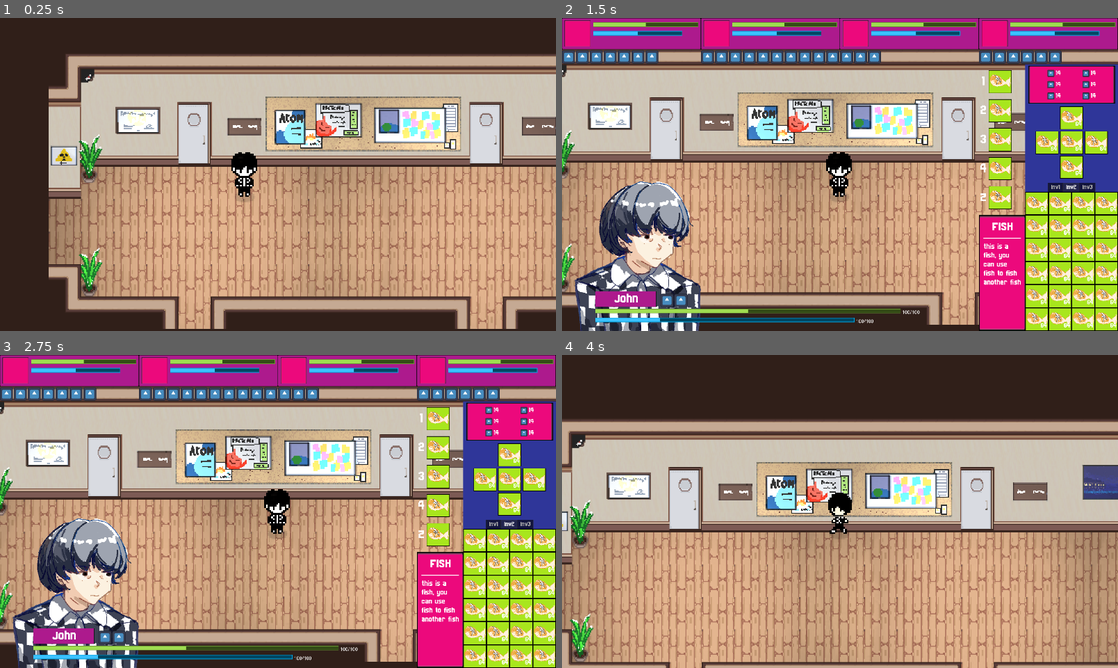
Above: before the commit, frames 1-4 (two rows, left to right).
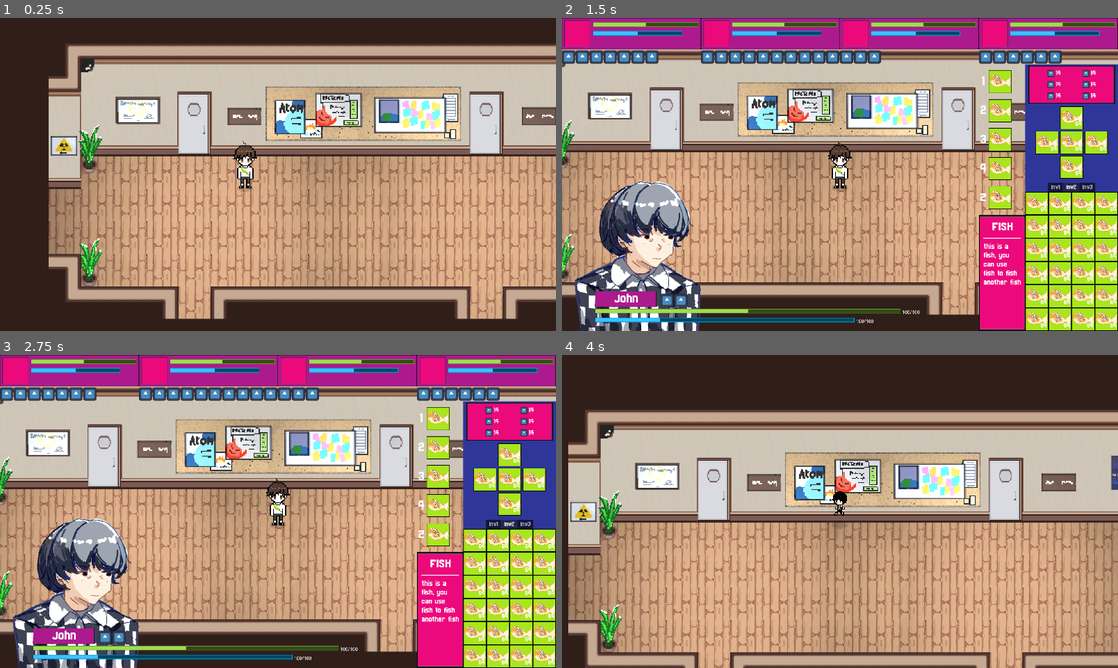
Above: after the commit, the same moments.

Repository: alfaarizi/godot-core
Game: Godot game, scene res://game_controller.tscn
Same seed, same stepped clock (60 frames per second), same inputs: the game is played once before the commit and once after it. The engine's default icon, where the game draws it, is replaced by a stand-in: a white triangle on a blue panel in a dark square. Sound files missing from this copy of the repository are replaced by a short silence.
Inputs:
- Up to frame 1 (0.25 s): no input
- Up to frame 2 (1.5 s): tap Enter at 0.5 s; hold Right (move_right) 0.53-1.28 s; tap Z (interact) at 0.6 s; hold Down (move_down) from 1.28 s (still down); tap X (player_selection) at 1.35 s
- Up to frame 3 (2.75 s): tap Space at 2 s; release Down (move_down) at 2.03 s; hold Right (move_right) from 2.03 s (still down); tap Z (interact) at 2.1 s
- Up to frame 4 (4 s): tap Enter at 2.75 s; release Right (move_right) at 2.78 s; hold Up (move_up) 2.78-3.53 s; tap X (player_selection) at 2.85 s; hold Left (move_left) from 3.53 s (still down); tap Z (interact) at 3.6 s

The runs differ from the first frame. In frame 1, 35% of the frame differs, in the area x 8-100%, y 8-100%; in frame 2, 24%; in frame 3, 24%; in frame 4, 52%, in the area x 0-100%, y 17-100%.

Commit message:
major update on player's sprite and collision box
Player sprite has been changed to match the scaling of the tilemaps. The current player has a maximum size of 32x48px and is scaled by 3.5x.

Diff:
--- a/characters/player/player.tscn
+++ b/characters/player/player.tscn
@@ -1,11 +1,11 @@
-[gd_scene load_steps=25 format=3 uid="uid://bhrutww653eol"]
+[gd_scene load_steps=27 format=3 uid="uid://bhrutww653eol"]
 
 [ext_resource type="Script" path="res://characters/player/player.gd" id="1_nf707"]
 [ext_resource type="Texture2D" uid="uid://j8eydamv4jnp" path="res://assets/sprites/player/shadow.png" id="2_78tfa"]
 [ext_resource type="Texture2D" uid="uid://bdlasiu5spifl" path="res://assets/sprites/player/footprint_particles.png" id="3_gk2r0"]
-[ext_resource type="Texture2D" uid="uid://bidj324rig8va" path="res://assets/sprites/player/movementsheet2+3/down3.png" id="4_vai1d"]
-[ext_resource type="Texture2D" uid="uid://b830conwpuvhx" path="res://assets/sprites/player/movementsheet2+3/right3.png" id="5_7jcbx"]
-[ext_resource type="Texture2D" uid="uid://dlwedffn6rur5" path="res://assets/sprites/player/movementsheet2+3/up3.png" id="6_2frgg"]
+[ext_resource type="Texture2D" uid="uid://chfgwamf5md7e" path="res://assets/sprites/player/movement_sheet2/brodown2.png" id="4_3fsfs"]
+[ext_resource type="Texture2D" uid="uid://b830conwpuvhx" path="res://assets/sprites/player/movement_sheet1/right3.png" id="5_7jcbx"]
+[ext_resource type="Texture2D" uid="uid://k7fja0ydbd8g" path="res://assets/sprites/player/movement_sheet2/broup2.png" id="6_fv5gw"]
 [ext_resource type="Script" path="res://characters/cutscene_sprite.gd" id="7_43wkp"]
 [ext_resource type="PackedScene" uid="uid://bln04fcnkpha8" path="res://characters/dynamic_bounds_camera.tscn" id="9_geyl2"]
 
@@ -36,17 +36,21 @@
 scale_curve = SubResource("CurveTexture_56bot")
 alpha_curve = SubResource("CurveTexture_kswdy")
 
-[sub_resource type="AtlasTexture" id="AtlasTexture_7h6dh"]
-atlas = ExtResource("4_vai1d")
-region = Rect2(32, 0, 32, 32)
+[sub_resource type="AtlasTexture" id="AtlasTexture_q5a5s"]
+atlas = ExtResource("4_3fsfs")
+region = Rect2(32, 0, 32, 48)
 
-[sub_resource type="AtlasTexture" id="AtlasTexture_lrwfr"]
-atlas = ExtResource("4_vai1d")
-region = Rect2(0, 0, 32, 32)
+[sub_resource type="AtlasTexture" id="AtlasTexture_lffpa"]
+atlas = ExtResource("4_3fsfs")
+region = Rect2(0, 0, 32, 48)
 
-[sub_resource type="AtlasTexture" id="AtlasTexture_6oma0"]
-atlas = ExtResource("4_vai1d")
-region = Rect2(96, 0, 32, 32)
+[sub_resource type="AtlasTexture" id="AtlasTexture_gte32"]
+atlas = ExtResource("4_3fsfs")
+region = Rect2(96, 0, 32, 48)
+
+[sub_resource type="AtlasTexture" id="AtlasTexture_1o46g"]
+atlas = ExtResource("4_3fsfs")
+region = Rect2(64, 0, 32, 48)
 
 [sub_resource type="AtlasTexture" id="AtlasTexture_xqc4j"]
 atlas = ExtResource("5_7jcbx")
@@ -60,39 +64,40 @@
 atlas = ExtResource("5_7jcbx")
 region = Rect2(96, 0, 32, 32)
 
-[sub_resource type="AtlasTexture" id="AtlasTexture_a86f3"]
-atlas = ExtResource("6_2frgg")
-region = Rect2(32, 0, 32, 32)
+[sub_resource type="AtlasTexture" id="AtlasTexture_qen73"]
+atlas = ExtResource("6_fv5gw")
+region = Rect2(32, 0, 32, 48)
 
-[sub_resource type="AtlasTexture" id="AtlasTexture_x8i2q"]
-atlas = ExtResource("6_2frgg")
-region = Rect2(0, 0, 32, 32)
+[sub_resource type="AtlasTexture" id="AtlasTexture_sbw72"]
+atlas = ExtResource("6_fv5gw")
+region = Rect2(0, 0, 32, 48)
 
-[sub_resource type="AtlasTexture" id="AtlasTexture_18mcd"]
-atlas = ExtResource("6_2frgg")
-region = Rect2(96, 0, 32, 32)
+[sub_resource type="AtlasTexture" id="AtlasTexture_8qytu"]
+atlas = ExtResource("6_fv5gw")
+region = Rect2(96, 0, 32, 48)
+
+[sub_resource type="AtlasTexture" id="AtlasTexture_18lxd"]
+atlas = ExtResource("6_fv5gw")
+region = Rect2(64, 0, 32, 48)
 
 [sub_resource type="SpriteFrames" id="SpriteFrames_to2om"]
 animations = [{
 "frames": [{
 "duration": 1.0,
-"texture": SubResource("AtlasTexture_7h6dh")
+"texture": SubResource("AtlasTexture_q5a5s")
 }, {
 "duration": 1.0,
-"texture": SubResource("AtlasTexture_lrwfr")
+"texture": SubResource("AtlasTexture_lffpa")
 }, {
 "duration": 1.0,
-"texture": SubResource("AtlasTexture_6oma0")
+"texture": SubResource("AtlasTexture_gte32")
 }, {
 "duration": 1.0,
-"texture": SubResource("AtlasTexture_lrwfr")
-}, {
-"duration": 1.0,
-"texture": SubResource("AtlasTexture_6oma0")
+"texture": SubResource("AtlasTexture_1o46g")
 }],
 "loop": true,
 "name": &"move_down",
-"speed": 4.0
+"speed": 5.0
 }, {
 "frames": [{
 "duration": 1.0,
@@ -116,40 +121,37 @@
 }, {
 "frames": [{
 "duration": 1.0,
-"texture": SubResource("AtlasTexture_a86f3")
+"texture": SubResource("AtlasTexture_qen73")
 }, {
 "duration": 1.0,
-"texture": SubResource("AtlasTexture_x8i2q")
+"texture": SubResource("AtlasTexture_sbw72")
 }, {
 "duration": 1.0,
-"texture": SubResource("AtlasTexture_18mcd")
+"texture": SubResource("AtlasTexture_8qytu")
 }, {
 "duration": 1.0,
-"texture": SubResource("AtlasTexture_x8i2q")
-}, {
-"duration": 1.0,
-"texture": SubResource("AtlasTexture_18mcd")
+"texture": SubResource("AtlasTexture_18lxd")
 }],
 "loop": true,
 "name": &"move_up",
-"speed": 4.0
+"speed": 5.0
 }]
 
 [sub_resource type="CapsuleShape2D" id="CapsuleShape2D_pwjbs"]
-radius = 3.5
-height = 11.3333
+radius = 6.0
+height = 16.0
 
 [node name="Player" type="CharacterBody2D"]
 y_sort_enabled = true
 texture_filter = 1
-scale = Vector2(6, 6)
+scale = Vector2(3.5, 3.5)
 script = ExtResource("1_nf707")
 metadata/_edit_lock_ = true
 
 [node name="Shadow" type="Sprite2D" parent="."]
 modulate = Color(0, 0, 0, 0.156863)
-position = Vector2(0, -13)
-scale = Vector2(0.875, 0.9375)
+position = Vector2(0.5, -16)
+scale = Vector2(1.2, 1.2)
 texture = ExtResource("2_78tfa")
 metadata/_edit_lock_ = true
 
@@ -166,16 +168,19 @@
 
 [node name="AnimatedSprite2D" type="AnimatedSprite2D" parent="."]
 unique_name_in_owner = true
-position = Vector2(0, -15)
+position = Vector2(0, -24)
 sprite_frames = SubResource("SpriteFrames_to2om")
 animation = &"move_down"
+frame = 1
+frame_progress = 0.852954
 script = ExtResource("7_43wkp")
 metadata/_edit_lock_ = true
 
 [node name="CollisionShape2D" type="CollisionShape2D" parent="."]
-position = Vector2(-0.5, -5)
+position = Vector2(0, -8)
 rotation = 1.5708
 shape = SubResource("CapsuleShape2D_pwjbs")
+debug_color = Color(0.964319, 0, 0.49347, 0.42)
 metadata/_edit_lock_ = true
 
 [node name="DynamicBoundsCamera" parent="." instance=ExtResource("9_geyl2")]
--- a/presets/maps/prologue/therapy/Walls_preset.tres
+++ b/presets/maps/prologue/therapy/Walls_preset.tres
@@ -40,9 +40,9 @@
 1:4/0 = 0
 1:4/0/physics_layer_0/polygon_0/points = PackedVector2Array(-8, -8, 8, -8, 8, 8, -8, 8)
 0:5/0 = 0
-0:5/0/physics_layer_0/polygon_0/points = PackedVector2Array(-8, -8, 8, -8, 8, -3.03125, -8, -2.9375)
-1:5/0 = 0
-1:5/0/physics_layer_0/polygon_0/points = PackedVector2Array(-8, -8, 8, -8, 8, -3.03125, -8, -2.9375)
+0:5/0/physics_layer_0/polygon_0/points = PackedVector2Array(-8, -8, 8, -8, 8, -3, -8, -3)
+1:5/0 = 0
+1:5/0/physics_layer_0/polygon_0/points = PackedVector2Array(-8, -8, 8, -8, 8, -3, -8, -3)
 
 [sub_resource type="TileSetAtlasSource" id="TileSetAtlasSource_hgoj5"]
 texture = ExtResource("2_cu2x2")
@@ -87,7 +87,7 @@
 1:4/0/physics_layer_0/polygon_0/points = PackedVector2Array(-8, -8, 8, -8, 8, 8, -8, 8)
 1:5/0 = 0
 1:5/0/y_sort_origin = 7
-1:5/0/physics_layer_0/polygon_0/points = PackedVector2Array(-8, -8, 8, -8, 8, -3.03125, -8, -2.9375)
+1:5/0/physics_layer_0/polygon_0/points = PackedVector2Array(-8, -8, 8, -8, 8, -3, -8, -3)
 2:0/0 = 0
 2:0/0/y_sort_origin = 7
 2:0/0/physics_layer_0/polygon_0/points = PackedVector2Array(-8, -8, 8, -8, 8, 8, -8, 8)
@@ -105,7 +105,7 @@
 2:4/0/physics_layer_0/polygon_0/points = PackedVector2Array(-8, -8, 8, -8, 8, 8, -8, 8)
 2:5/0 = 0
 2:5/0/y_sort_origin = 7
-2:5/0/physics_layer_0/polygon_0/points = PackedVector2Array(-8, -8, 8, -8, 8, -3.03125, -8, -2.9375)
+2:5/0/physics_layer_0/polygon_0/points = PackedVector2Array(-8, -8, 8, -8, 8, -3, -8, -3)
 3:0/0 = 0
 3:0/0/y_sort_origin = 7
 3:0/0/physics_layer_0/polygon_0/points = PackedVector2Array(-8, -8, 8, -8, 8, 8, -8, 8)
@@ -123,7 +123,7 @@
 3:4/0/physics_layer_0/polygon_0/points = PackedVector2Array(-8, -8, 8, -8, 8, 8, -8, 8)
 3:5/0 = 0
 3:5/0/y_sort_origin = 7
-3:5/0/physics_layer_0/polygon_0/points = PackedVector2Array(-8, -8, 8, -8, 8, -3.03125, -8, -2.9375)
+3:5/0/physics_layer_0/polygon_0/points = PackedVector2Array(-8, -8, 8, -8, 8, -3, -8, -3)
 4:0/0 = 0
 4:0/0/y_sort_origin = 7
 4:0/0/physics_layer_0/polygon_0/points = PackedVector2Array(-8, -8, 8, -8, 8, 8, -8, 8)
@@ -141,7 +141,7 @@
 4:4/0/physics_layer_0/polygon_0/points = PackedVector2Array(-8, -8, 8, -8, 8, 8, -8, 8)
 4:5/0 = 0
 4:5/0/y_sort_origin = 7
-4:5/0/physics_layer_0/polygon_0/points = PackedVector2Array(-8, -8, 8, -8, 8, -3.03125, -8, -2.9375)
+4:5/0/physics_layer_0/polygon_0/points = PackedVector2Array(-8, -8, 8, -8, 8, -3, -8, -3)
 5:0/0 = 0
 5:0/0/y_sort_origin = 7
 5:0/0/physics_layer_0/polygon_0/points = PackedVector2Array(-8, -8, 8, -8, 8, 8, -8, 8)
@@ -159,7 +159,7 @@
 5:4/0/physics_layer_0/polygon_0/points = PackedVector2Array(-8, -8, 8, -8, 8, 8, -8, 8)
 5:5/0 = 0
 5:5/0/y_sort_origin = 7
-5:5/0/physics_layer_0/polygon_0/points = PackedVector2Array(-8, -8, 8, -8, 8, -3.03125, -8, -2.9375)
+5:5/0/physics_layer_0/polygon_0/points = PackedVector2Array(-8, -8, 8, -8, 8, -3, -8, -3)
 0:0/0 = 0
 0:0/0/y_sort_origin = 7
 0:0/0/physics_layer_0/polygon_0/points = PackedVector2Array(-8, -8, 8, -8, 8, 8, -8, 8)
@@ -177,7 +177,7 @@
 0:4/0/physics_layer_0/polygon_0/points = PackedVector2Array(-8, -8, 8, -8, 8, 8, -8, 8)
 0:5/0 = 0
 0:5/0/y_sort_origin = 7
-0:5/0/physics_layer_0/polygon_0/points = PackedVector2Array(-8, -8, 8, -8, 8, -3.03125, -8, -2.9375)
+0:5/0/physics_layer_0/polygon_0/points = PackedVector2Array(-8, -8, 8, -8, 8, -3, -8, -3)
 
 [sub_resource type="TileSetAtlasSource" id="TileSetAtlasSource_ism4e"]
 texture = ExtResource("6_kd5cm")
@@ -232,9 +232,9 @@
 0:3/0 = 0
 1:3/0 = 0
 2:3/0 = 0
-2:3/0/physics_layer_0/polygon_0/points = PackedVector2Array(-8, -8, 8, -8, 8, -3.03125, -8, -2.9375)
+2:3/0/physics_layer_0/polygon_0/points = PackedVector2Array(-8, -8, 8, -8, 8, -3, -8, -3)
 3:3/0 = 0
-3:3/0/physics_layer_0/polygon_0/points = PackedVector2Array(-8, -8, 8, -8, 8, -3.03125, -8, -2.9375)
+3:3/0/physics_layer_0/polygon_0/points = PackedVector2Array(-8, -8, 8, -8, 8, -3, -8, -3)
 
 [sub_resource type="TileSetAtlasSource" id="TileSetAtlasSource_rdwix"]
 texture = ExtResource("6_yb4i8")
@@ -266,9 +266,9 @@
 1:4/0 = 0
 1:4/0/physics_layer_0/polygon_0/points = PackedVector2Array(-8, -8, 8, -8, 8, 8, -8, 8)
 0:5/0 = 0
-0:5/0/physics_layer_0/polygon_0/points = PackedVector2Array(-8, -8, 8, -8, 8, -3.03125, -8, -2.9375)
-1:5/0 = 0
-1:5/0/physics_layer_0/polygon_0/points = PackedVector2Array(-8, -8, 8, -8, 8, -3.03125, -8, -2.9375)
+0:5/0/physics_layer_0/polygon_0/points = PackedVector2Array(-8, -8, 8, -8, 8, -3, -8, -3)
+1:5/0 = 0
+1:5/0/physics_layer_0/polygon_0/points = PackedVector2Array(-8, -8, 8, -8, 8, -3, -8, -3)
 
 [sub_resource type="TileSetAtlasSource" id="TileSetAtlasSource_fgs3u"]
 texture = ExtResource("13_4jwk1")
@@ -293,9 +293,9 @@
 1:4/0 = 0
 1:4/0/physics_layer_0/polygon_0/points = PackedVector2Array(-8, -8, 8, -8, 8, 8, -8, 8)
 0:5/0 = 0
-0:5/0/physics_layer_0/polygon_0/points = PackedVector2Array(-8, -8, 8, -8, 8, -3.03125, -8, -2.9375)
-1:5/0 = 0
-1:5/0/physics_layer_0/polygon_0/points = PackedVector2Array(-8, -8, 8, -8, 8, -3.03125, -8, -2.9375)
+0:5/0/physics_layer_0/polygon_0/points = PackedVector2Array(-8, -8, 8, -8, 8, -3, -8, -3)
+1:5/0 = 0
+1:5/0/physics_layer_0/polygon_0/points = PackedVector2Array(-8, -8, 8, -8, 8, -3, -8, -3)
 
 [sub_resource type="TileSetAtlasSource" id="TileSetAtlasSource_vsv7s"]
 texture = ExtResource("15_i5bxc")
@@ -356,13 +356,13 @@
 5:4/0 = 0
 5:4/0/physics_layer_0/polygon_0/points = PackedVector2Array(-8, -8, 8, -8, 8, 8, -8, 8)
 5:5/0 = 0
-5:5/0/physics_layer_0/polygon_0/points = PackedVector2Array(-8, -8, 8, -8, 8, -3.03125, -8, -2.9375)
+5:5/0/physics_layer_0/polygon_0/points = PackedVector2Array(-8, -8, 8, -8, 8, -3, -8, -3)
 4:5/0 = 0
-4:5/0/physics_layer_0/polygon_0/points = PackedVector2Array(-8, -8, 8, -8, 8, -3.03125, -8, -2.9375)
+4:5/0/physics_layer_0/polygon_0/points = PackedVector2Array(-8, -8, 8, -8, 8, -3, -8, -3)
 3:5/0 = 0
-3:5/0/physics_layer_0/polygon_0/points = PackedVector2Array(-8, -8, 8, -8, 8, -3.03125, -8, -2.9375)
+3:5/0/physics_layer_0/polygon_0/points = PackedVector2Array(-8, -8, 8, -8, 8, -3, -8, -3)
 2:5/0 = 0
-2:5/0/physics_layer_0/polygon_0/points = PackedVector2Array(-8, -8, 8, -8, 8, -3.03125, -8, -2.9375)
+2:5/0/physics_layer_0/polygon_0/points = PackedVector2Array(-8, -8, 8, -8, 8, -3, -8, -3)
 1:5/0 = 0
 1:5/0/physics_layer_0/polygon_0/points = PackedVector2Array(-8, -8, 8, -8, 8, -3.03125, -8, -2.9375)
 0:5/0 = 0
--- a/rooms/prologue/therapy_room_1/therapy_room_1.tscn
+++ b/rooms/prologue/therapy_room_1/therapy_room_1.tscn
@@ -5,10 +5,10 @@
 [ext_resource type="PackedScene" uid="uid://bhrutww653eol" path="res://characters/player/player.tscn" id="3_cwlvg"]
 [ext_resource type="PackedScene" uid="uid://c84okus6y6nte" path="res://rooms/door.tscn" id="5_wb5kv"]
 [ext_resource type="PackedScene" uid="uid://cj3deljjo8g4r" path="res://characters/therapist/therapist.tscn" id="6_b5trd"]
-[ext_resource type="Texture2D" uid="uid://bidj324rig8va" path="res://assets/sprites/player/movementsheet2+3/down3.png" id="6_hmjnl"]
-[ext_resource type="Texture2D" uid="uid://nucaweapf2fa" path="res://assets/sprites/player/movementsheet2+3/left3.png" id="7_pkgcv"]
-[ext_resource type="Texture2D" uid="uid://b830conwpuvhx" path="res://assets/sprites/player/movementsheet2+3/right3.png" id="8_i1p5f"]
-[ext_resource type="Texture2D" uid="uid://dlwedffn6rur5" path="res://assets/sprites/player/movementsheet2+3/up3.png" id="9_1a2k5"]
+[ext_resource type="Texture2D" uid="uid://bidj324rig8va" path="res://assets/sprites/player/movement_sheet1/down3.png" id="6_hmjnl"]
+[ext_resource type="Texture2D" uid="uid://nucaweapf2fa" path="res://assets/sprites/player/movement_sheet1/left3.png" id="7_pkgcv"]
+[ext_resource type="Texture2D" uid="uid://b830conwpuvhx" path="res://assets/sprites/player/movement_sheet1/right3.png" id="8_i1p5f"]
+[ext_resource type="Texture2D" uid="uid://dlwedffn6rur5" path="res://assets/sprites/player/movement_sheet1/up3.png" id="9_1a2k5"]
 [ext_resource type="Texture2D" uid="uid://32hwort0faip" path="res://assets/sprites/therapist/down1.png" id="10_sis6t"]
 [ext_resource type="Texture2D" uid="uid://g1w444rqc8vd" path="res://assets/sprites/therapist/left1.png" id="11_fx6v4"]
 [ext_resource type="Texture2D" uid="uid://cn2lfgplmxago" path="res://assets/sprites/therapist/right1.png" id="12_w4xa5"]
Renamed: assets/sprites/player/movementsheet2+3/down2.png -> assets/sprites/player/movement_sheet1/down2.png
Not shown, changed: assets/sprites/player/movement_sheet1/down2.png.import
Renamed: assets/sprites/player/movementsheet2+3/down3.png -> assets/sprites/player/movement_sheet1/down3.png
Not shown, changed: assets/sprites/player/movement_sheet1/down3.png.import
Renamed: assets/sprites/player/movementsheet2+3/left2.png -> assets/sprites/player/movement_sheet1/left2.png
Not shown, added: assets/sprites/player/movement_sheet1/left2.png.import
Renamed: assets/sprites/player/movementsheet2+3/left3.png -> assets/sprites/player/movement_sheet1/left3.png
Not shown, changed: assets/sprites/player/movement_sheet1/left3.png.import
Renamed: assets/sprites/player/movementsheet2+3/right2.png -> assets/sprites/player/movement_sheet1/right2.png
Not shown, changed: assets/sprites/player/movement_sheet1/right2.png.import
Renamed: assets/sprites/player/movementsheet2+3/right3.png -> assets/sprites/player/movement_sheet1/right3.png
Not shown, changed: assets/sprites/player/movement_sheet1/right3.png.import
(and 15 more such lines)
